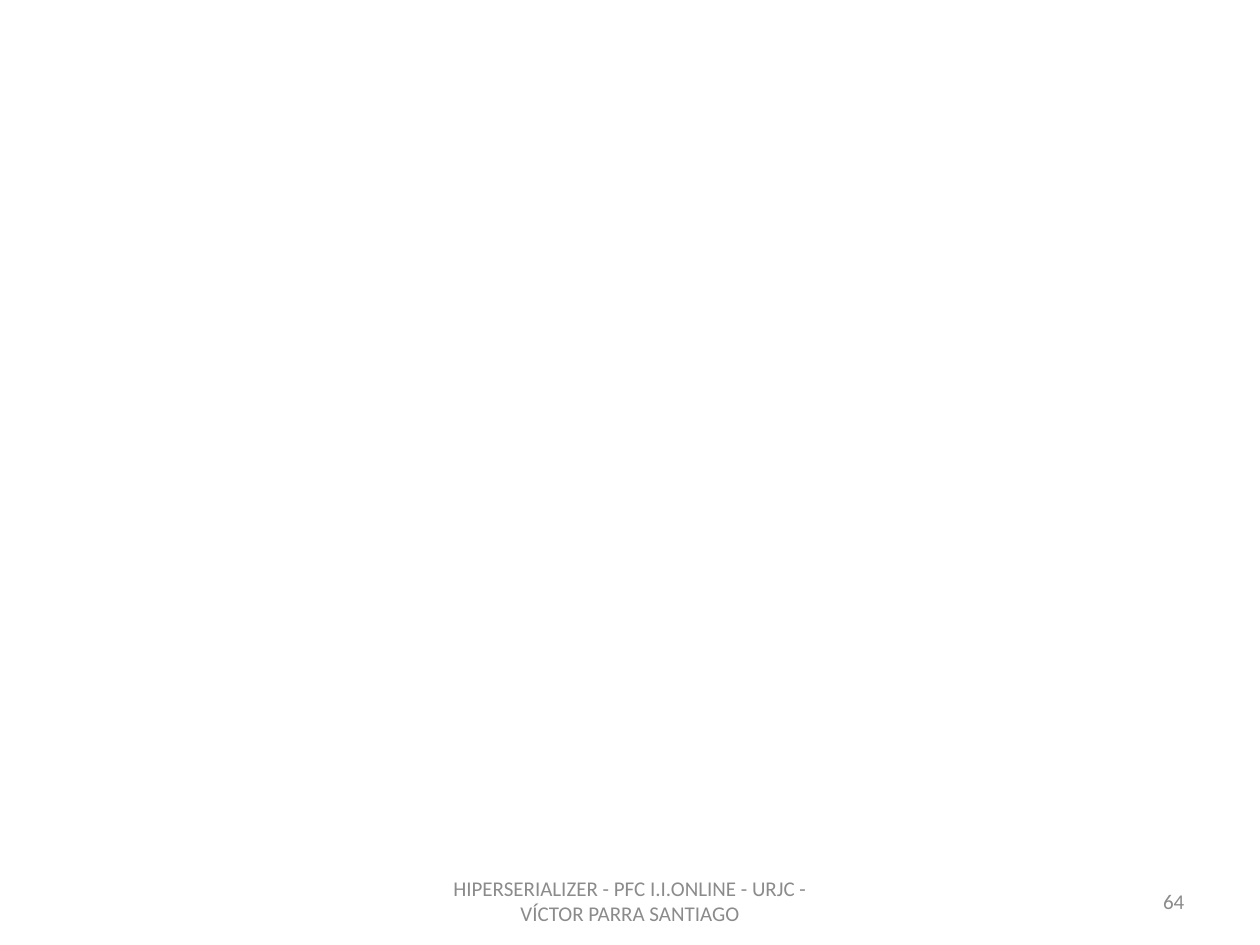
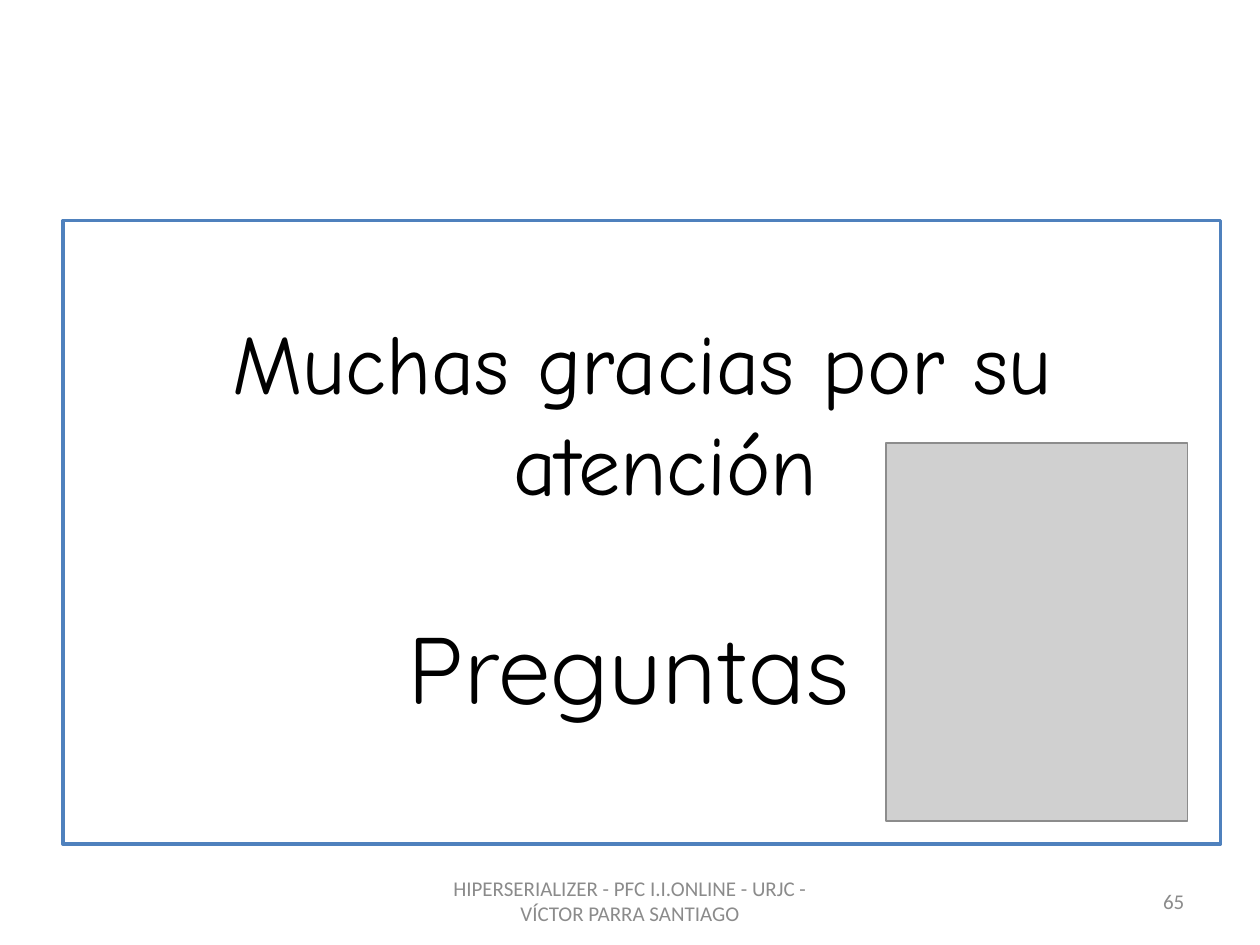
Before and after one commit to vitiparra/ProyectoFinDeCarrera, a slide deck: slide 65 of Memoria/PFC HiperSerializer OK.pptx (slide 64 before the commit). Drawn at 1260x945 pixels with LibreOffice and Linux fonts; fonts in the diff are those of the drawing; grey boxes stand for pictures; background and template pictures are left out. Boxes give left, top, right and bottom in pixels: in the first picture for what was removed or moved away, otherwise in the second. Text is boxed around its words. In the diff, an @@ line names an element or a change of style, - is before the commit and + after.

```diff
--- a/Memoria/PFC HiperSerializer OK.pptx
+++ b/Memoria/PFC HiperSerializer OK.pptx
@@ text added at (x1=63, y1=220, x2=1221, y2=844), fill #FFFFFF, outline #4F81BD 2 pt, 48 pt, text #000000 @@
+Muchas gracias por su atención
+Preguntas
@@ picture added at (x1=886, y1=444, x2=1188, y2=822) @@
@@ page number at (x1=1163, y1=895, x2=1184, y2=909): text changed @@
-64
+65
```
Also in this commit, not shown: 16 other slides changed, 1 slide added, 45 slides removed, 1 other file.
